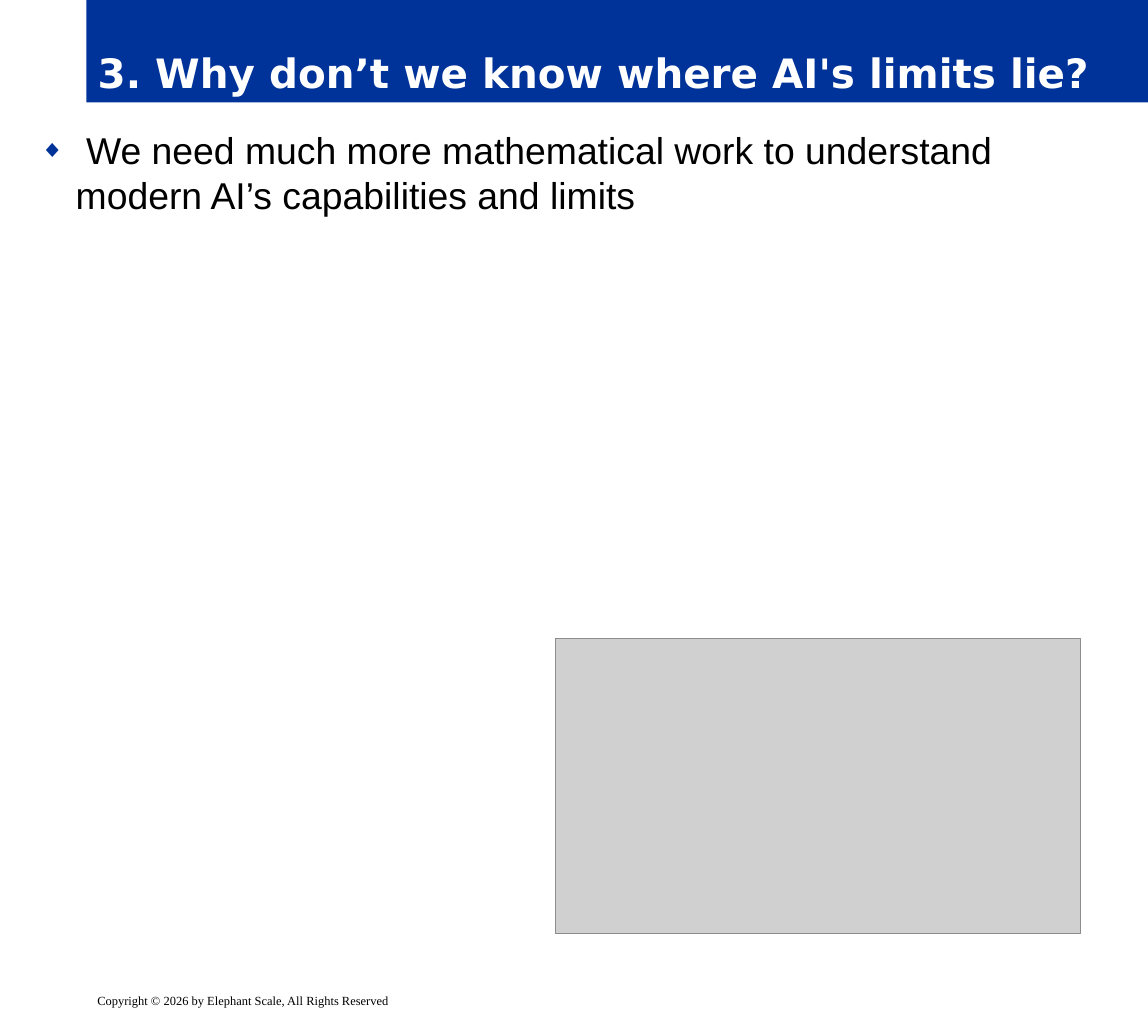
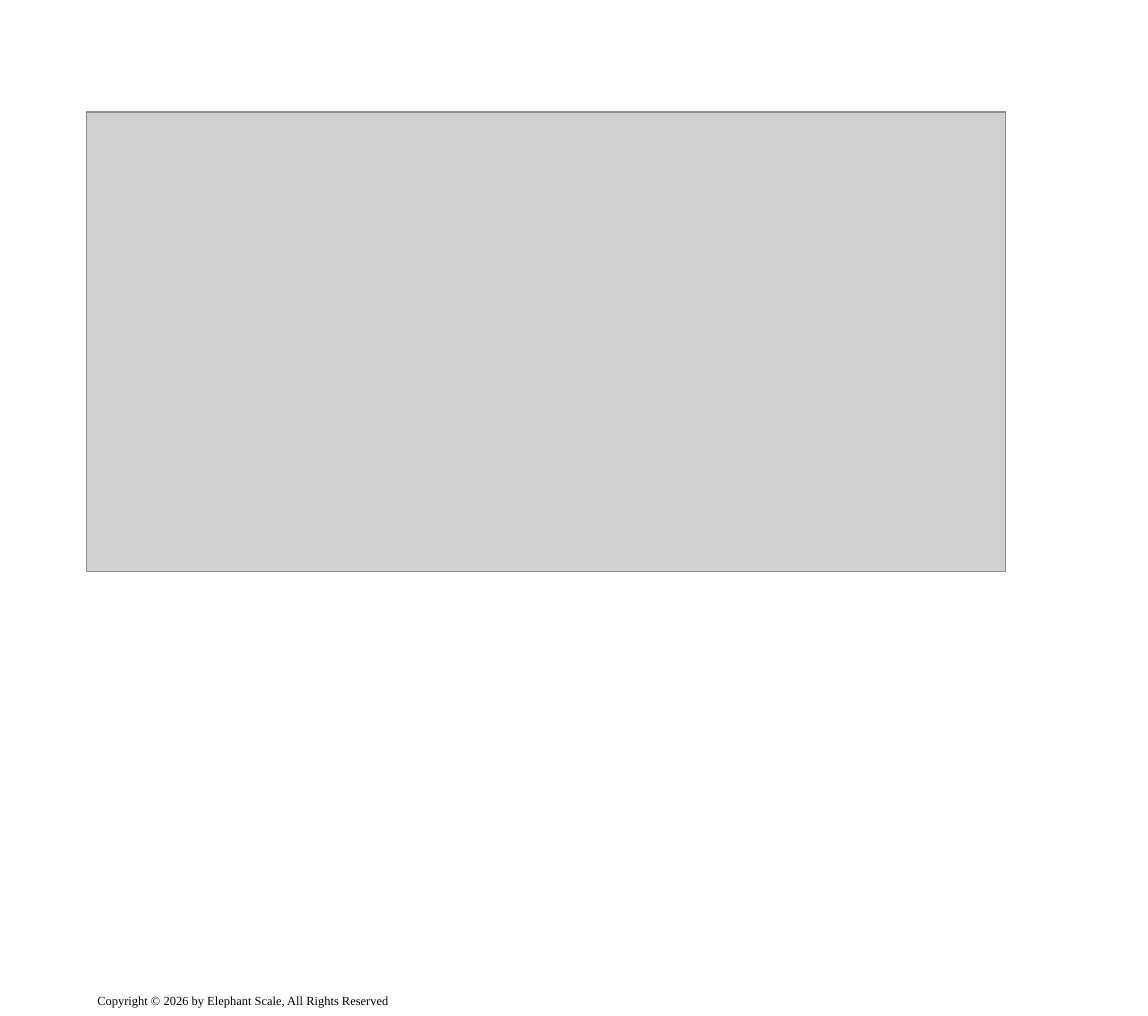
Before and after one commit to elephantscale/OpenAI-labs, a slide deck: slide 8 of 121-Tabular-Foundation-Models-for-Data-Science-Agents/slides/release/01__intro.pptx (slide 5 before the commit). Drawn at 1148x1016 pixels with LibreOffice and Linux fonts; fonts in the diff are those of the drawing; grey boxes stand for pictures; background and template pictures are left out. Boxes give left, top, right and bottom in pixels: in the first picture for what was removed or moved away, otherwise in the second. Text is boxed around its words. In the diff, an @@ line names an element or a change of style, - is before the commit and + after.

```diff
--- a/121-Tabular-Foundation-Models-for-Data-Science-Agents/slides/release/01__intro.pptx
+++ b/121-Tabular-Foundation-Models-for-Data-Science-Agents/slides/release/01__intro.pptx
@@ title removed at bbox=[86, 0, 1148, 102] @@
-3. Why don’t we know where AI's limits lie?
@@ picture added at bbox=[86, 112, 1006, 572] @@
@@ text removed at bbox=[76, 137, 992, 217] @@
-◆ We need much more mathematical work to understand modern AI’s capabilities and limits
@@ picture removed at bbox=[556, 638, 1081, 934] @@
```
Also in this commit, not shown: 9 other slides changed, 12 slides added, 1 other file.
